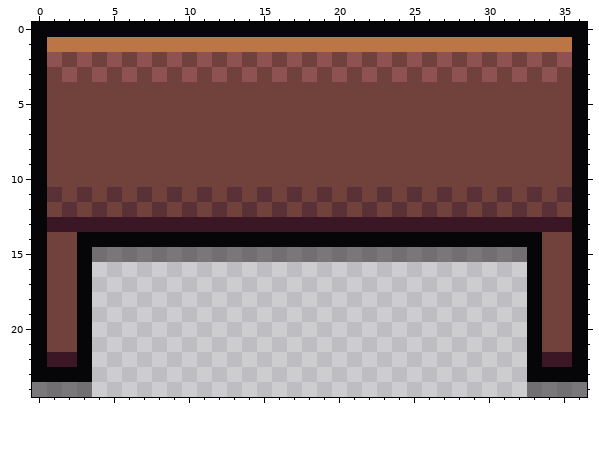
Two states of a pixel-art file, _assets/art/decorations/table.aseprite. That is the earlier state.
37x25 pixels, 1 frame.
After the commit:
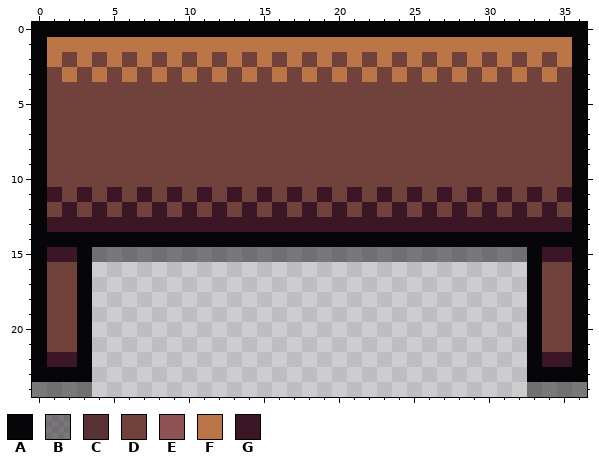
Palette (. is transparent): A #060608  B #14101374  C #5b3138  D #71413b  E #8e5252  F #bb7547  G #3b1725
Changes in this commit:
Layer "Layer 1":
y 2: x 1 E -> F; x 3 E -> F; x 5 E -> F; x 7 E -> F; x 9 E -> F; x 11 E -> F; x 13 E -> F; x 15 E -> F; x 17 E -> F; x 19 E -> F; x 21 E -> F; x 23 E -> F; x 25 E -> F; x 27 E -> F; x 29 E -> F; x 31 E -> F; x 33 E -> F; x 35 E -> F
y 3: x 2 E -> F; x 4 E -> F; x 6 E -> F; x 8 E -> F; x 10 E -> F; x 12 E -> F; x 14 E -> F; x 16 E -> F; x 18 E -> F; x 20 E -> F; x 22 E -> F; x 24 E -> F; x 26 E -> F; x 28 E -> F; x 30 E -> F; x 32 E -> F; x 34 E -> F
y 11: x 1 C -> G; x 3 C -> G; x 5 C -> G; x 7 C -> G; x 9 C -> G; x 11 C -> G; x 13 C -> G; x 15 C -> G; x 17 C -> G; x 19 C -> G; x 21 C -> G; x 23 C -> G; x 25 C -> G; x 27 C -> G; x 29 C -> G; x 31 C -> G; x 33 C -> G; x 35 C -> G
y 12: x 2 C -> G; x 4 C -> G; x 6 C -> G; x 8 C -> G; x 10 C -> G; x 12 C -> G; x 14 C -> G; x 16 C -> G; x 18 C -> G; x 20 C -> G; x 22 C -> G; x 24 C -> G; x 26 C -> G; x 28 C -> G; x 30 C -> G; x 32 C -> G; x 34 C -> G
y 14: x 1..2 DD -> AA; x 34..35 DD -> AA
y 15: x 1..2 DD -> GG; x 34..35 DD -> GG
